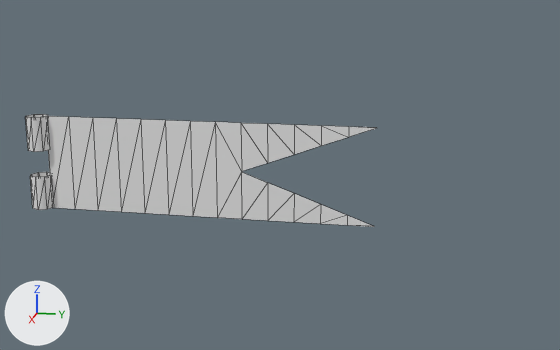
The OBJ model astro/3d_models/flag/banner.obj, before and after one commit.
One viewpoint serves both versions: a 50 mm camera at (3.31, 1.82, 2.47) aimed at (-0.01, 1.16, 1.64). Lighting does not change. The marker at lower left points along +X, +Y and +Z. The first picture is the older version. Mesh edges are drawn as thin lines. Where no turn or scale is listed for an object, it has been applied to the vertices.

The scene before the commit, as lines of its bpy script (objects in view):
```python
me_flag_banner_cylinder_094 = bpy.data.meshes.new('Flag_Banner_Cylinder.094')
me_flag_banner_cylinder_094.from_pydata(...)  # 72 vertices, 70 faces; spans x -0.05..0.05, y -0.05..1.59, z 1.43..1.87
ob_flag_banner_cylinder_094 = bpy.data.objects.new('Flag_Banner_Cylinder.094', me_flag_banner_cylinder_094)
ob_flag_banner_cylinder_094.location = (0.0, 0.0, 0.0)
```
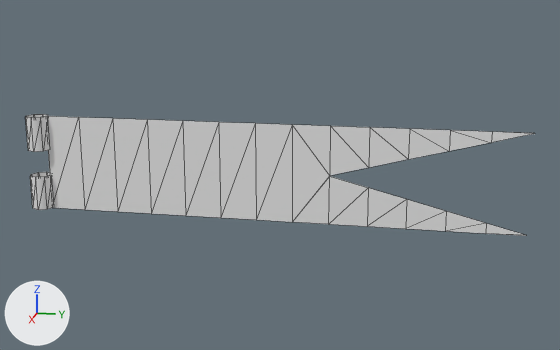
What the commit changed:
me_flag_banner_cylinder_094 is used by ob_flag_banner_cylinder_094; location (0.0, 0.0, 0.0).
me_flag_banner_cylinder_094 had 72 vertices, 70 faces and spanned x -0.05..0.05, y -0.05..1.59, z 1.43..1.87.
me_flag_banner_cylinder_094 now has 72 vertices, 70 faces and spans x -0.05..0.05, y -0.05..2.24, z 1.43..1.87.
me_flag_banner_cylinder_094 part 1: the loose piece of 40 vertices spanning x 0.0, y 0.04..1.59, z 1.43..1.87 is scaled about its middle by (1, 1.42, 1), then moved by (0.0, 0.33, 0.0).

What differs and where, as boxes (x1, y1, x2, y2) in the pictures (560 x 350 px; the box of a moved part takes in the faces that stretch with it):
'Flag_Banner_Cylinder.094', reshaped (45% wider, 8% taller)
    before: (25, 114, 376, 227)
    after: (25, 114, 535, 236)
part 1 of me_flag_banner_cylinder_094, moved or reshaped
    before: (52, 117, 376, 227)
    after: (52, 117, 535, 236)
